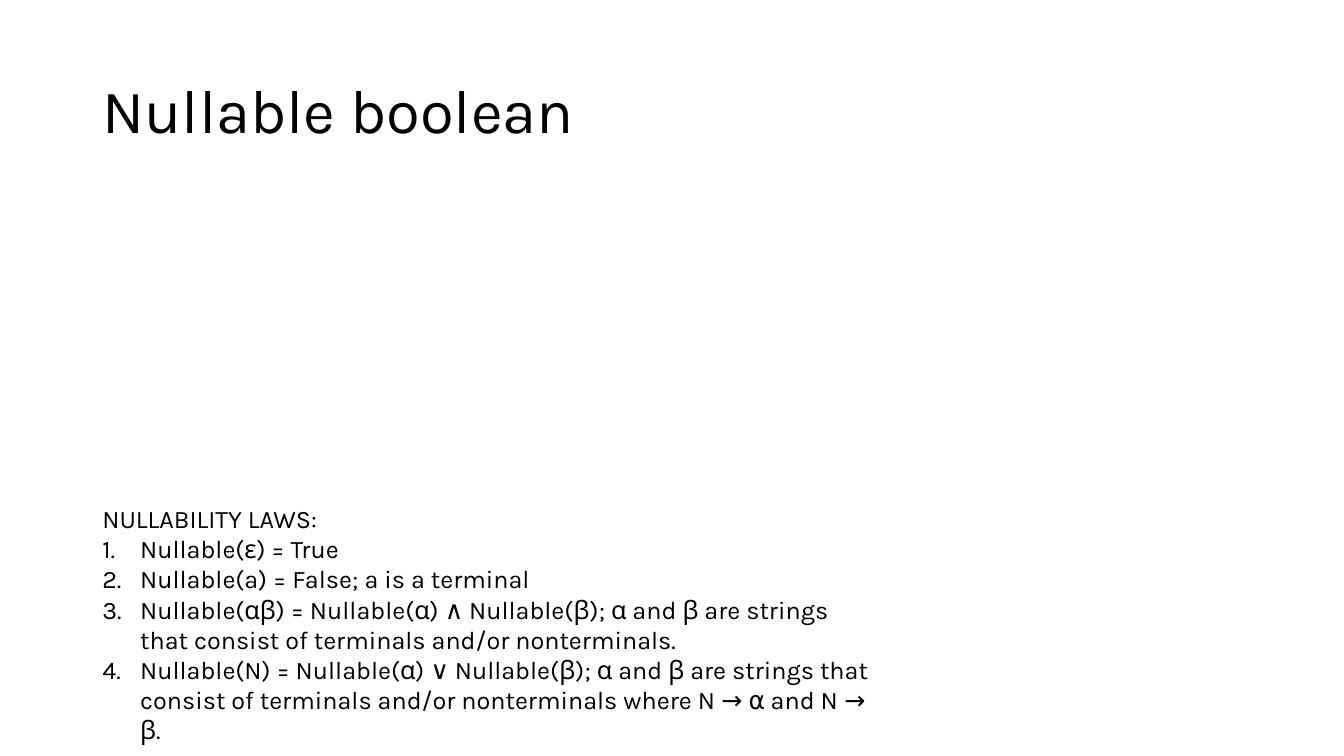
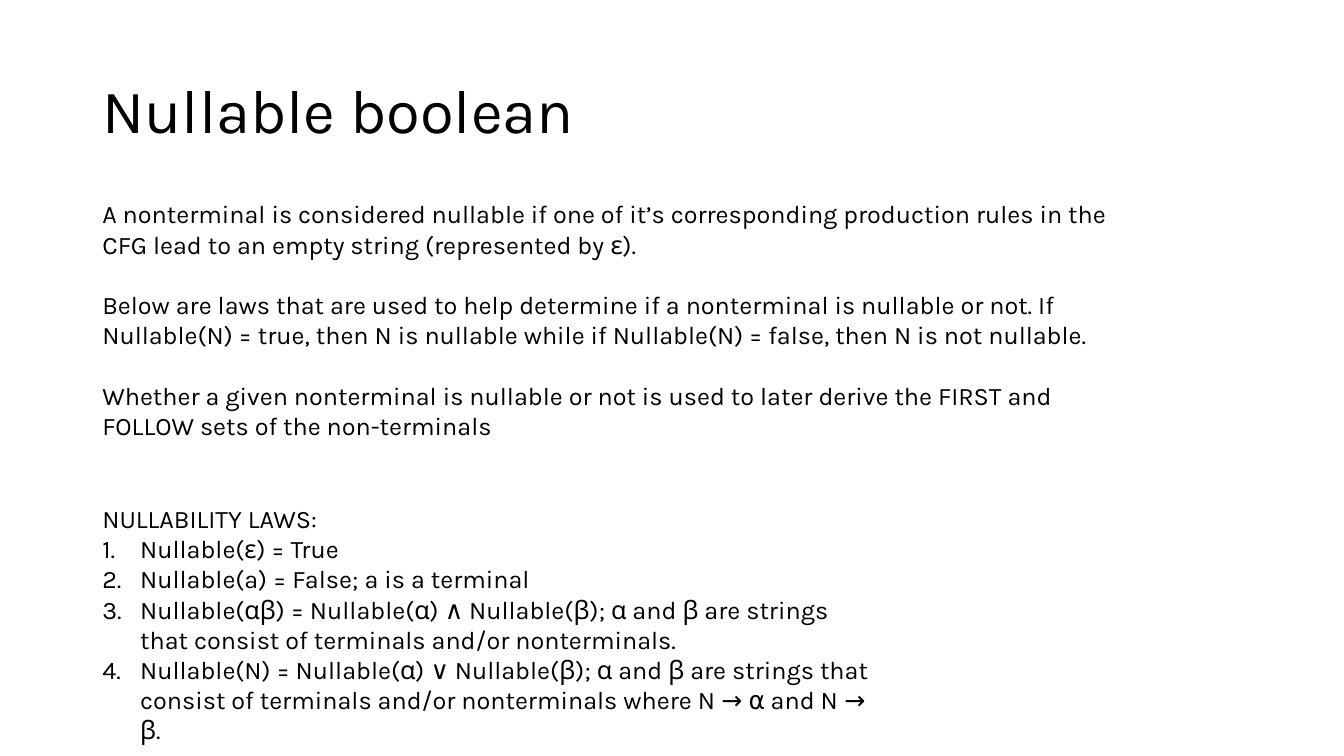
Before and after one commit to Danieldv-s/Research-Materials, a slide deck: slide 3 of Syntax-Analysis/Section2.13Expansion.pptx (slide 2 before the commit). Drawn at 1344x756 pixels with LibreOffice and Linux fonts; fonts in the diff are those of the drawing. Boxes give left, top, right and bottom in pixels: in the first picture for what was removed or moved away, otherwise in the second. Text is boxed around its words. In the diff, an @@ line names an element or a change of style, - is before the commit and + after.

```diff
--- a/Syntax-Analysis/Section2.13Expansion.pptx
+++ b/Syntax-Analysis/Section2.13Expansion.pptx
@@ text added at box(102, 205, 1106, 436), 18 pt, text #000000 @@
+A nonterminal is considered nullable if one of it’s corresponding production rules in the CFG lead to an empty string (represented by ε).
+Below are laws that are used to help determine if a nonterminal is nullable or not. If Nullable(N) = true, then N is nullable while if Nullable(N) = false, then N is not nullable.
+Whether a given nonterminal is nullable or not is used to later derive the FIRST and FOLLOW sets of the non-terminals
```
Also in this commit, not shown: 33 other slides changed, 11 slides added.
